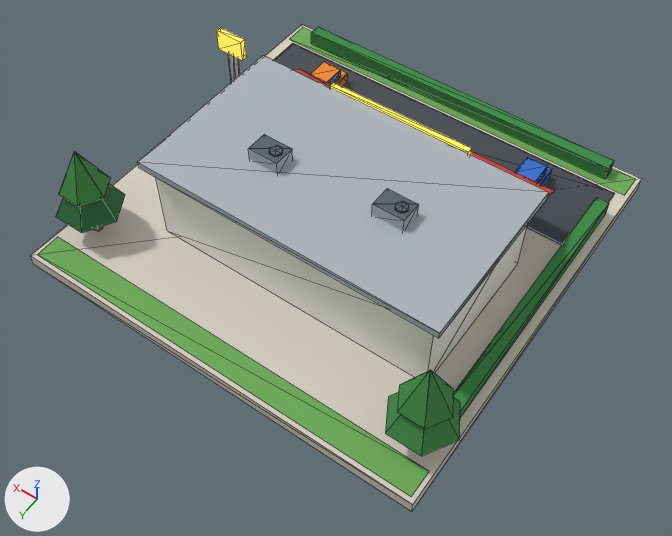
An edit to the glTF model public/models/11.glb, drawn before and after from the same camera.
The view is the same before and after, from a 50 mm camera at (-0.766, 1.111, 1.57) aimed at (-0.065, 0.129, 0.028). The axes (+X, +Y, +Z) are drawn at lower left. The lights are the same throughout. The older version comes first. Mesh edges are drawn as thin lines. Vertices at exactly the same position are counted once.

The first picture shows 'b11'.
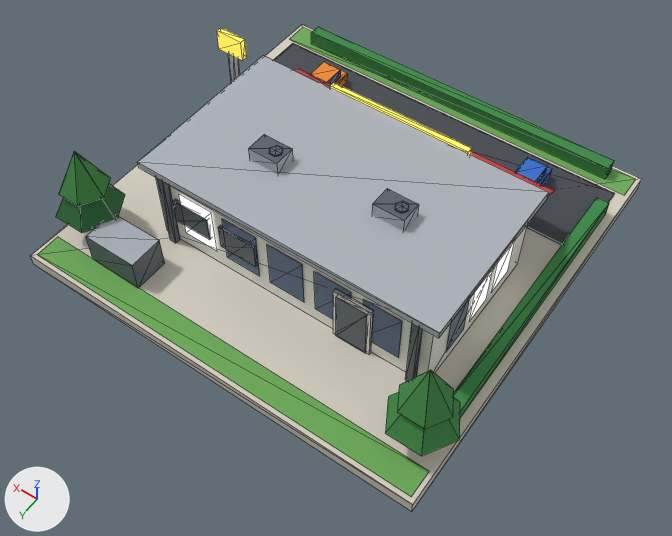
Where the change shows, as pixel boxes [x1, y1, x2, y2] in the pictures (672 x 536 px):
part 1 of me_b11, added
    after: [333, 290, 373, 354]
part 2 of me_b11, added
    after: [336, 296, 367, 353]
part 3 of me_b11, added
    after: [218, 226, 257, 267]
part 4 of me_b11, added
    after: [173, 200, 211, 240]
part 5 of me_b11, added
    after: [405, 323, 423, 381]
part 6 of me_b11, added
    after: [157, 178, 180, 243]
part 7 of me_b11, added
    after: [86, 215, 164, 288]
part 8 of me_b11, added
    after: [179, 195, 515, 358]

The change, as a list of edits to the scene's bpy script:
```text
Add mat_glow_window:
    mat_glow_window = bpy.data.materials.new('glow_window')
    # nodes: BsdfPrincipled, Mix, OutputMaterial, VertexColor
    # colours: blue #3d5a82, mixed with the vertex colours
Change me_b11:
    used by ob_b11; location = (0.0, 0.0, 0.0)
    remove me_b11.from_pydata(...)  # 251 vertices, 297 faces; spans x -0.495..0.495, y -0.48..0.48, z 0.0..0.279
    add me_b11.from_pydata(...)  # 351 vertices, 389 faces; spans x -0.495..0.495, y -0.48..0.48, z 0.0..0.279
    me_b11 part 1: the loose piece of 8 vertices spanning x -0.215..-0.145, y 0.075..0.125, z 0.24..0.275 is copied, and the copy is scaled about its middle by (1.23, 0.16, 4), then moved by (-0.02, 0.164, -0.157), in mat_white; it spans x -0.243..-0.157, y 0.26..0.268, z 0.03..0.17
    me_b11 part 2: the loose piece of 8 vertices spanning x -0.215..-0.145, y 0.075..0.125, z 0.24..0.275 is copied, and the copy is scaled about its middle by (1, 0.12, 3.71), then moved by (-0.02, 0.167, -0.163), in mat_metal_dark; it spans x -0.235..-0.165, y 0.264..0.27, z 0.03..0.16
    me_b11 part 3: the loose piece of 8 vertices spanning x 0.065..0.135, y 0.095..0.145, z 0.24..0.275 is copied, and the copy is scaled about its middle by (1.29, 0.16, 1.71), then moved by (-0.02, 0.142, -0.128), in mat_metal_dark; it spans x 0.035..0.125, y 0.258..0.266, z 0.1..0.16
    me_b11 part 4: the loose piece of 8 vertices spanning x 0.065..0.135, y 0.095..0.145, z 0.24..0.275 is copied, and the copy is scaled about its middle by (1.29, 0.16, 1.71), then moved by (0.1, 0.142, -0.128), in mat_metal_dark; it spans x 0.155..0.245, y 0.258..0.266, z 0.1..0.16
    me_b11 part 5: the loose piece of 8 vertices spanning x -0.37..0.29, y -0.1..0.26, z 0.03..0.23 is copied, and the copy is scaled about its middle by (0.0242, 0.0389, 1), then moved by (-0.3, 0.188, 0.0), in mat_metal_dark; it spans x -0.348..-0.332, y 0.261..0.275, z 0.03..0.23
    me_b11 part 6: the loose piece of 8 vertices spanning x 0.065..0.135, y 0.095..0.145, z 0.24..0.275 is copied, and the copy is scaled about its middle by (0.229, 0.28, 5.71), then moved by (0.16, 0.148, -0.127), in mat_metal_dark; it spans x 0.252..0.268, y 0.261..0.275, z 0.03..0.23
    me_b11 part 7: the loose piece of 8 vertices spanning x 0.065..0.135, y 0.095..0.145, z 0.24..0.275 is copied, and the copy is scaled about its middle by (1.86, 1.6, 2.14), then moved by (0.2, 0.25, -0.19); it spans x 0.235..0.365, y 0.33..0.41, z 0.03..0.105
    me_b11 part 8
    22 vertices are added at x -0.373..0.293, y -0.04..0.263, z 0.07
    22 new vertices lie (0.0, 0.0, 0.12) away from vertices in x -0.373..0.293, y -0.04..0.263, z 0.07
    14 new faces join them, mat_glass_dark
    8 new faces join them, mat_glow_window
    add me_b11.materials.append(mat_glow_window)
```
